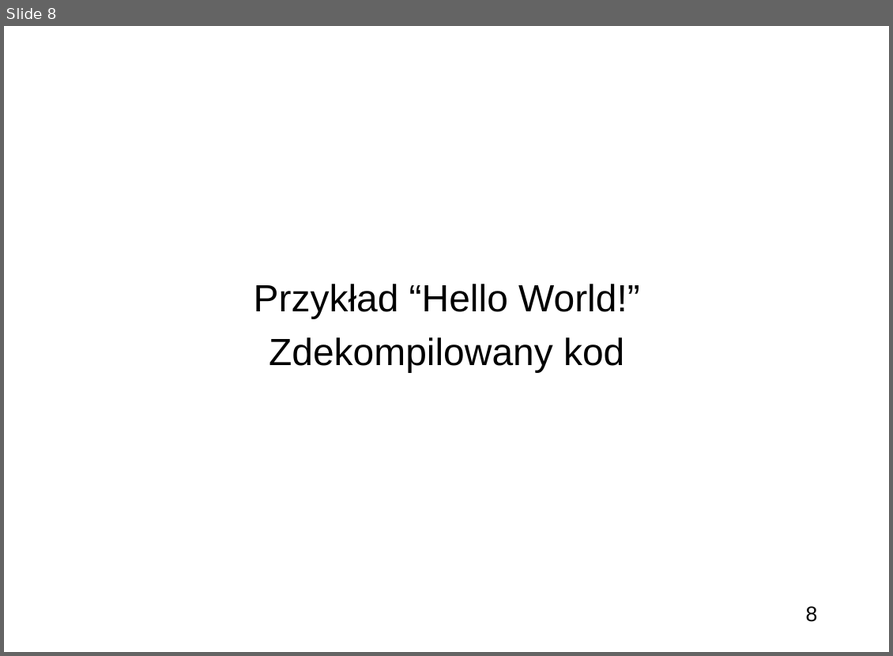
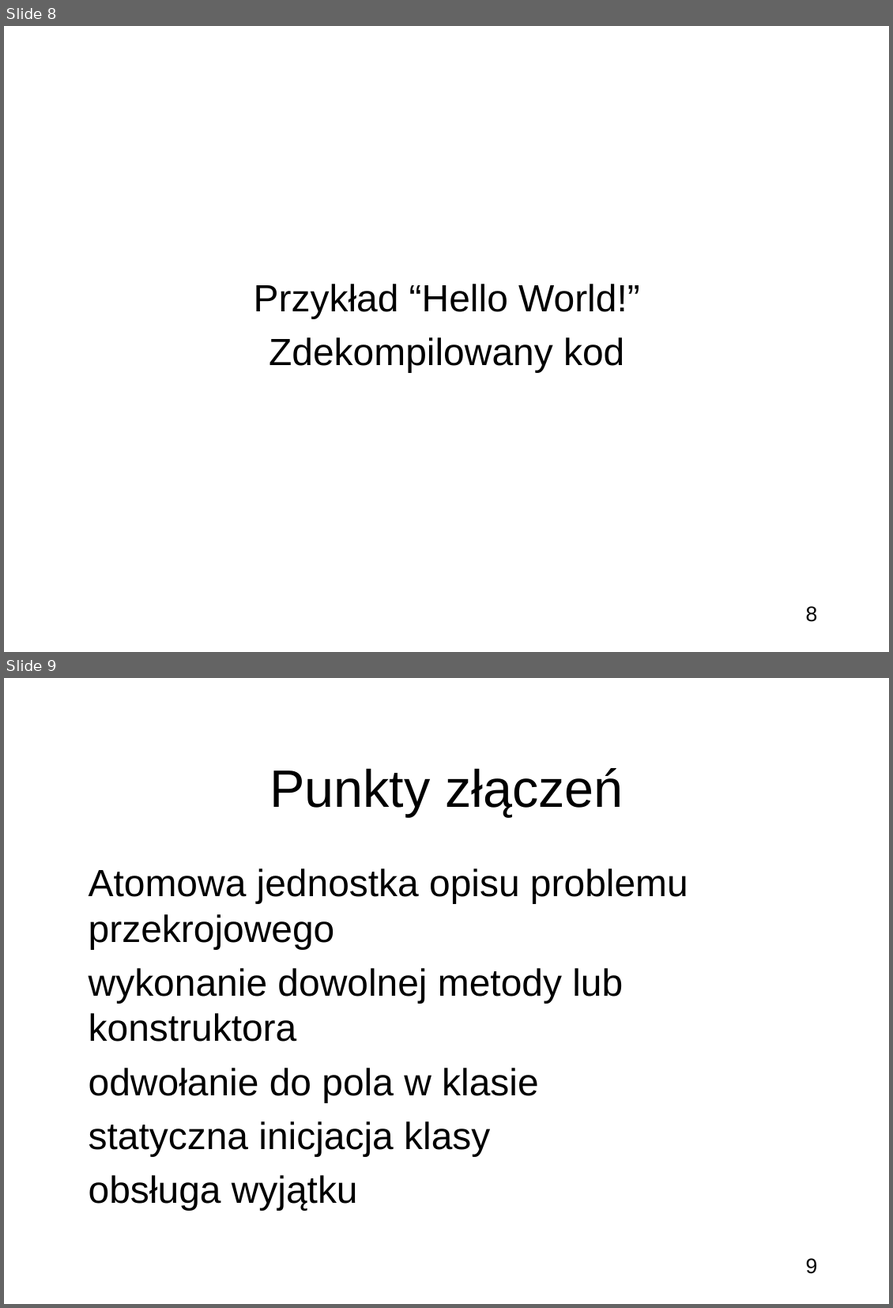
Before and after one commit to bercik/zti_seminar, a slide deck: prezentacja.odp. Shown one above the other, each under a label of ours: slide 8 before the commit, slides 8 and 9 after it. The pictures are 893x656 and 893x1308 pixels, drawn with LibreOffice and Linux fonts; fonts in the diff are those of the drawing; background and template pictures are left out. Boxes give left, top, right and bottom in pixels: in the first picture for what was removed or moved away, otherwise in the second. Text is boxed around its words. In the diff, an @@ line names an element or a change of style, - is before the commit and + after.

```diff
--- a/prezentacja.odp
+++ b/prezentacja.odp
@@ slide 9 added at (x1=4, y1=678, x2=889, y2=1304), background picture (left out); not listed: 1 template element that a slide beside it also shows @@
@@ title added at (x1=269, y1=768, x2=623, y2=816), 50 pt, text #000000 @@
+Punkty złączeń
@@ subtitle added at (x1=89, y1=868, x2=688, y2=1210), 36 pt, text #000000 @@
+● Atomowa jednostka opisu problemu przekrojowego
+● wykonanie dowolnej metody lub konstruktora
+● odwołanie do pola w klasie
+● statyczna inicjacja klasy
+● obsługa wyjątku
```
Also in this commit, not shown: 1 slide changed, 5 other slides added.
